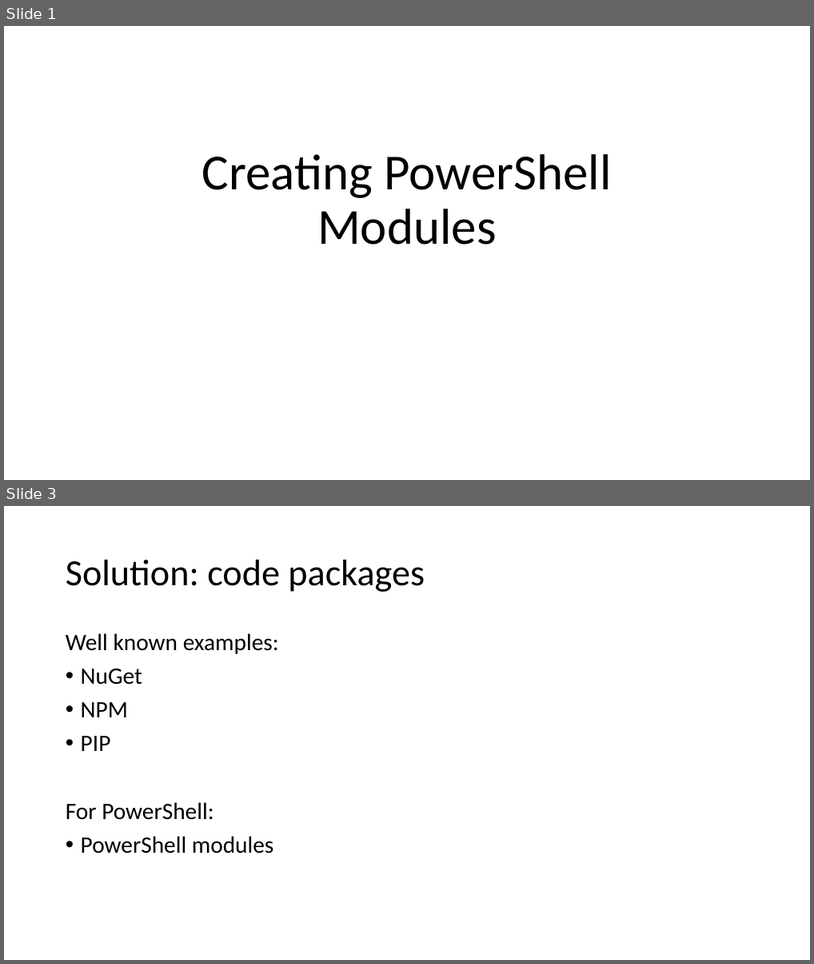
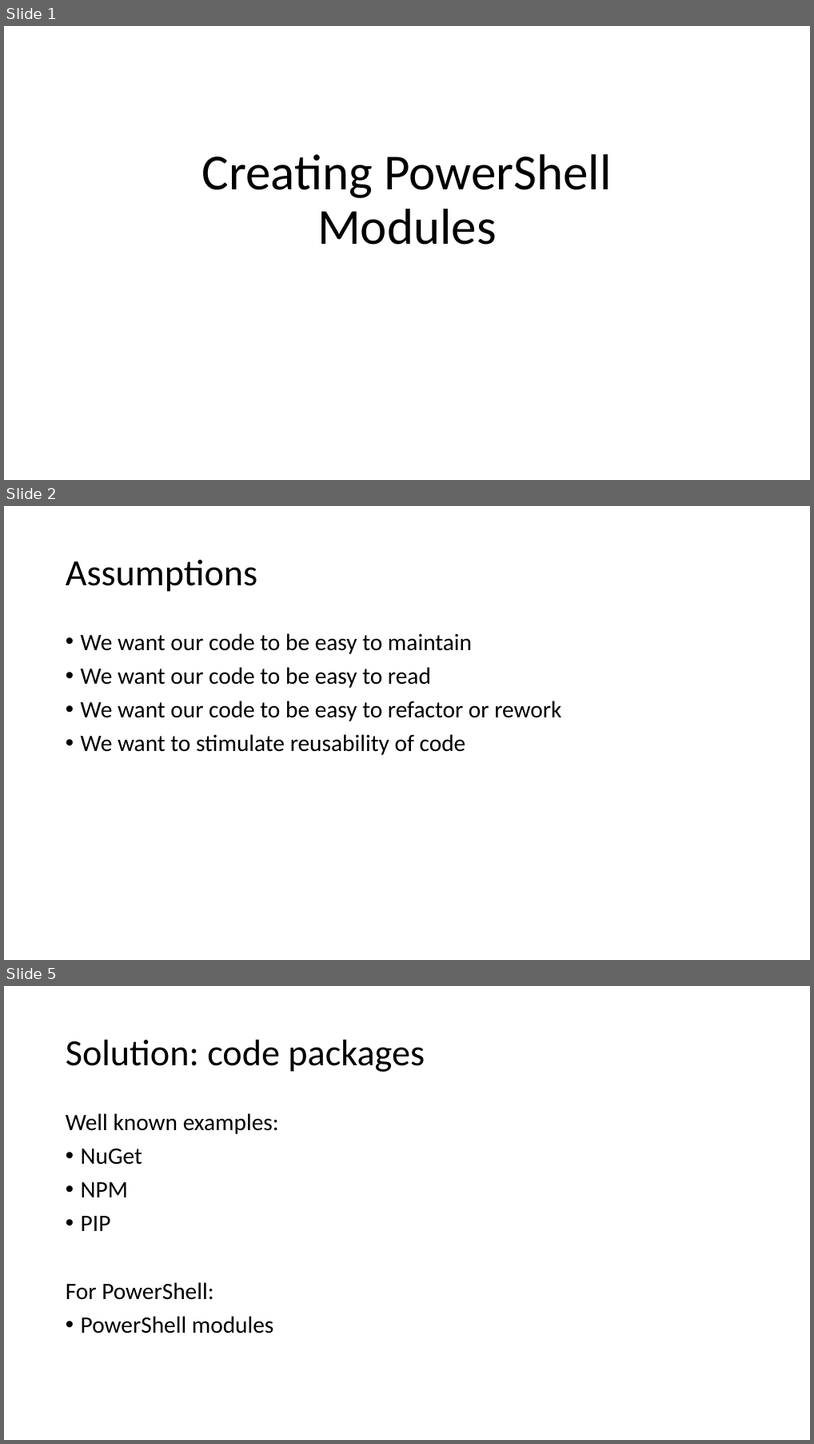
Before and after one commit to LowerKees/pwsh-modules, a slide deck: creating-powershell-modules.pptx. Shown one above the other, each under a label of ours: slides 1 and 3 before the commit, slides 1, 2 and 5 after it; the slides between them are not shown. The pictures are 814x964 and 814x1444 pixels, drawn with LibreOffice and Linux fonts; fonts in the diff are those of the drawing. Boxes give left, top, right and bottom in pixels: in the first picture for what was removed or moved away, otherwise in the second. Text is boxed around its words. In the diff, an @@ line names an element or a change of style, - is before the commit and + after.

```diff
--- a/creating-powershell-modules.pptx
+++ b/creating-powershell-modules.pptx
@@ slide 2 added at [4,506,810,960], background #FFFFFF @@
@@ title added at [66,560,258,592], 44 pt, text #000000 @@
+Assumptions
@@ text added at [81,633,562,755], 28 pt, text #000000 @@
+• We want our code to be easy to maintain
+• We want our code to be easy to read
+• We want our code to be easy to refactor or rework
+• We want to stimulate reusability of code
@@ what was slide 3 is now slide 5 @@
```
Also in this commit, not shown: 1 slide changed, 1 other slide added, 9 other files.
